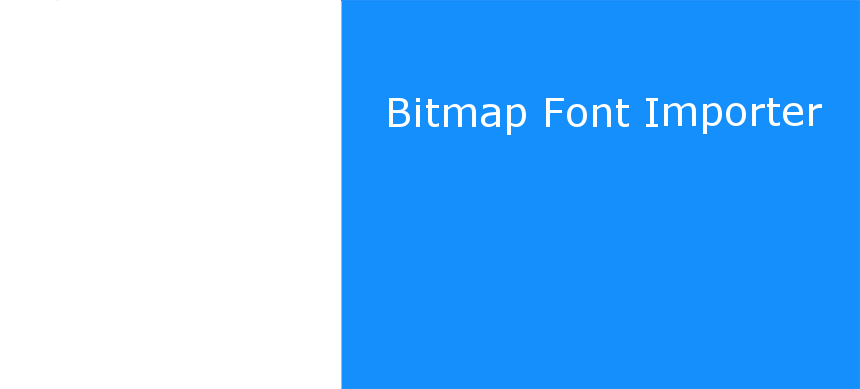
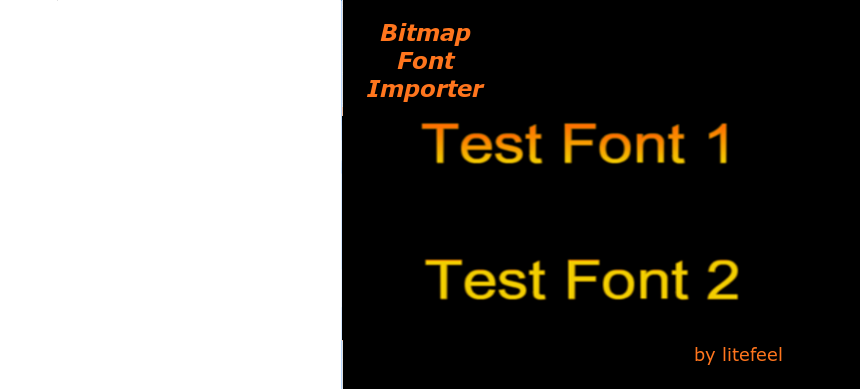
Layers edited between the first and the second w=860, h=389 image:
added layer "by litefeel" above "test.png" over [695, 347, 782, 365]
renamed "Live area You can fill up the live area with all the graphics" to "test.png", showed it, painted on it over [401, 77, 797, 335]
removed layer "Bitmap Font Importer" over [389, 98, 822, 135]
added layer "Icon" above "Live area" over [366, 23, 485, 102]
painted on "Live area" over [340, 0, 860, 389]
